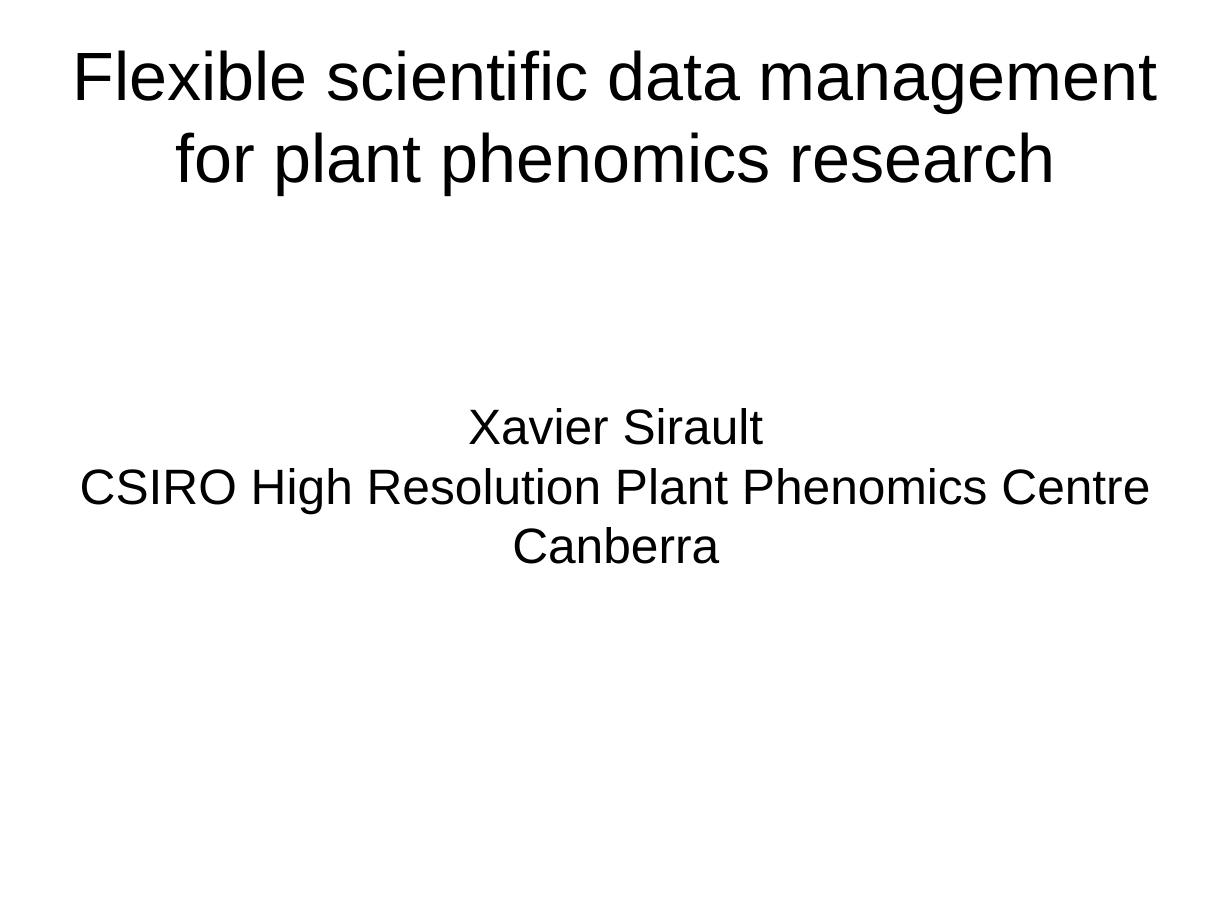
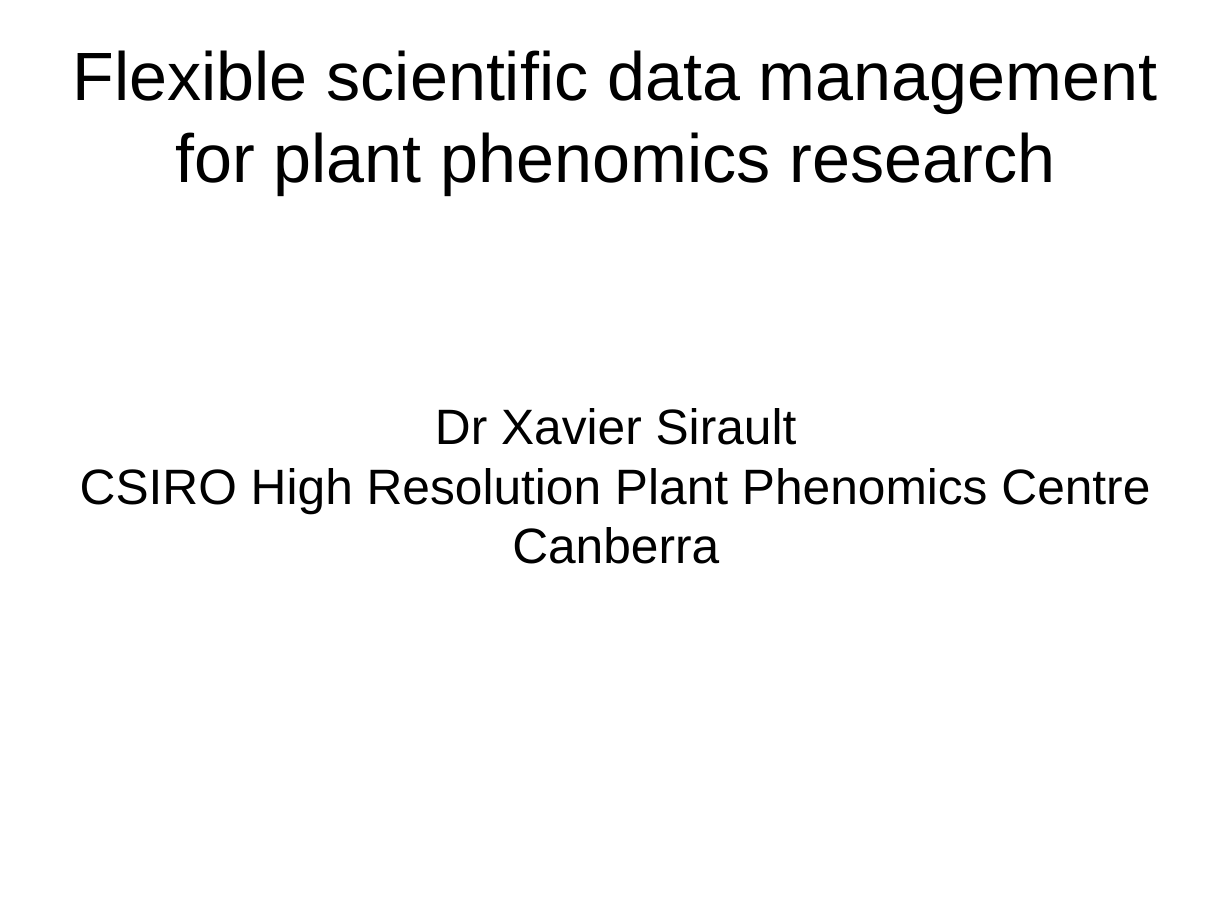
Before and after one commit to podd/podd-publications, a slide deck: slide 1 of montpellier2014/PODD-Montpellier2014.odp. Drawn at 1232x924 pixels with LibreOffice and Linux fonts; fonts in the diff are those of the drawing. Boxes give left, top, right and bottom in pixels: in the first picture for what was removed or moved away, otherwise in the second. Text is boxed around its words. In the diff, an @@ line names an element or a change of style, - is before the commit and + after.

```diff
--- a/montpellier2014/PODD-Montpellier2014.odp
+++ b/montpellier2014/PODD-Montpellier2014.odp
@@ subtitle at bbox=[435, 408, 797, 445]: text changed @@
-Xavier Sirault
+Dr Xavier Sirault
```
Also in this commit, not shown: 5 other slides changed, 2 slides added, 2 slides removed, 7 other files.
